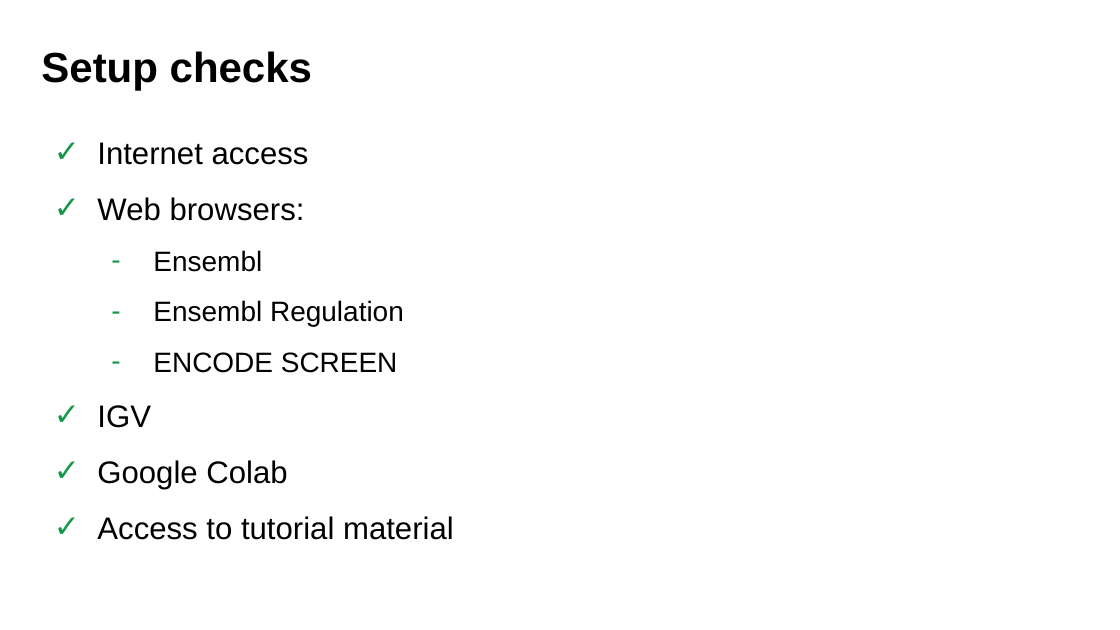
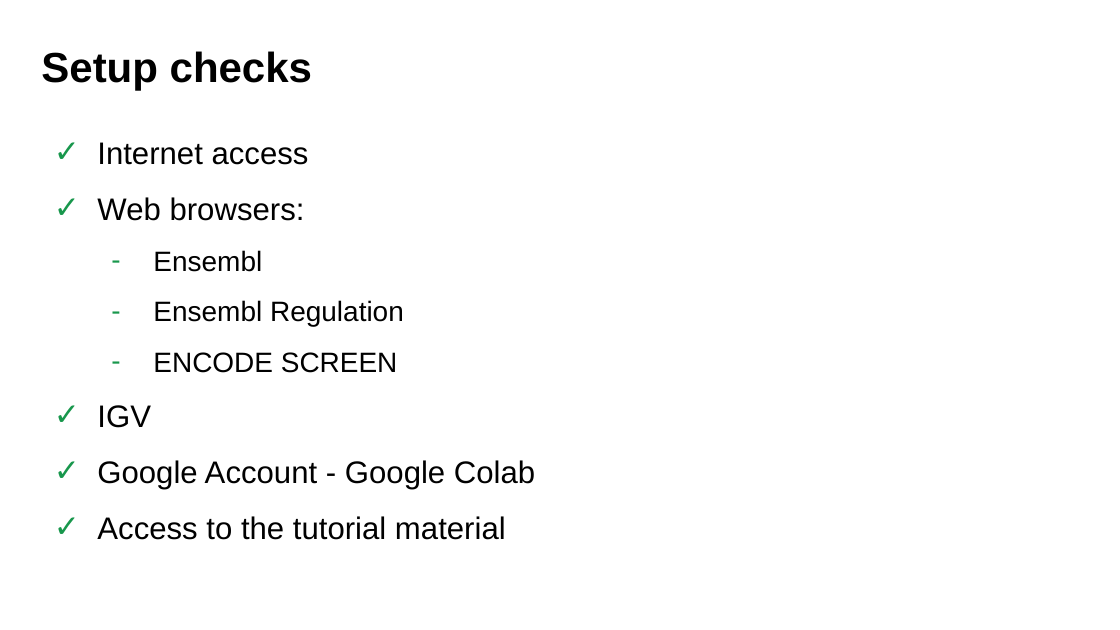
Before and after one commit to gamerino/ECCB-2026-T6, a slide deck: slide 9 of slides/Welcome.pptx (slide 8 before the commit). Drawn at 1120x630 pixels with LibreOffice and Linux fonts; fonts in the diff are those of the drawing; background and template pictures are left out. Boxes give left, top, right and bottom in pixels: in the first picture for what was removed or moved away, otherwise in the second. Text is boxed around its words. In the diff, an @@ line names an element or a change of style, - is before the commit and + after.

Commit message:
Upload tutorial slides

```diff
--- a/slides/Welcome.pptx
+++ b/slides/Welcome.pptx
@@ text at [97, 460, 535, 540]: text changed @@
-✓ Google Colab
-✓ Access to tutorial material
+✓ Google Account - Google Colab
+✓ Access to the tutorial material
```
Also in this commit, not shown: 1 slide added, 14 other files.
